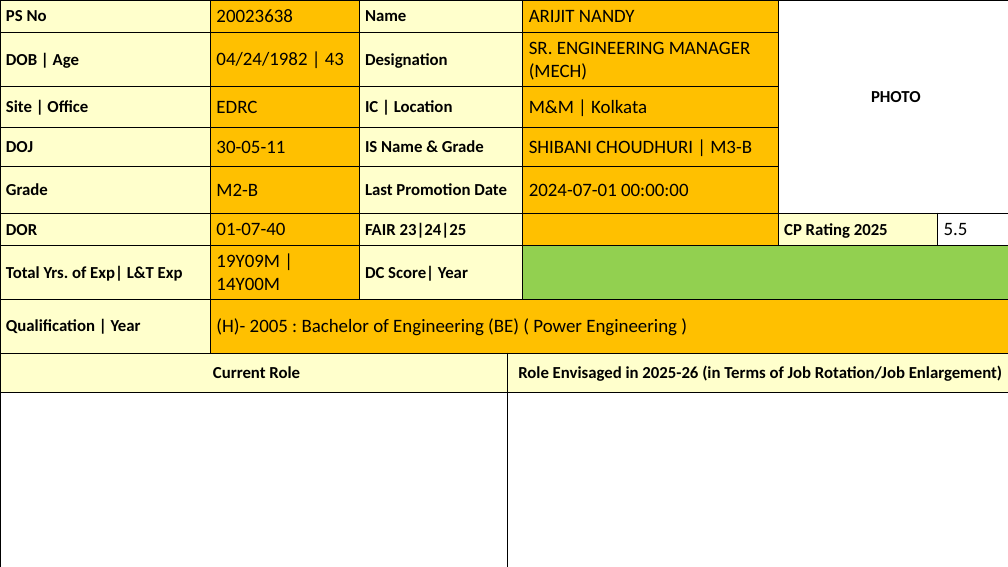
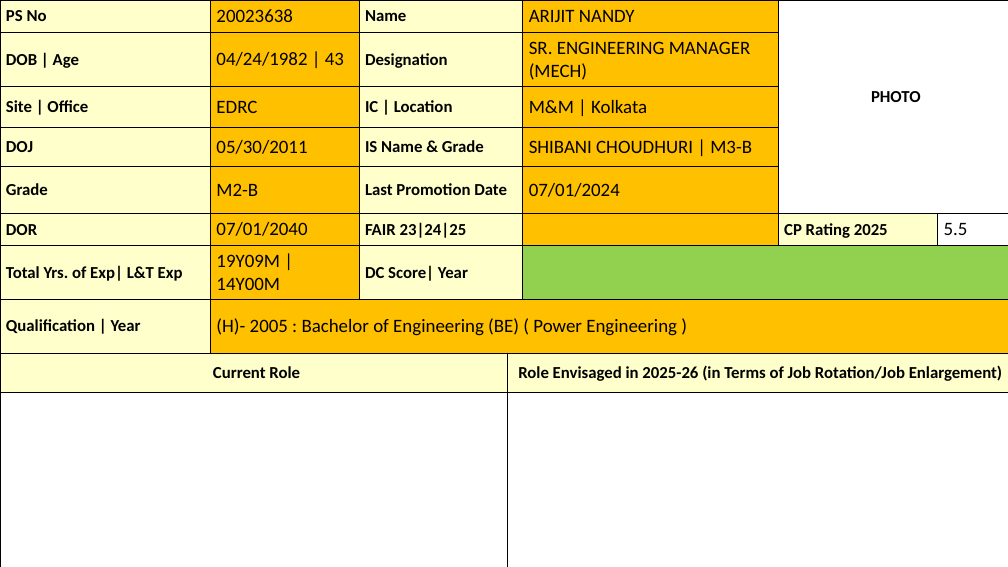
Before and after one commit to AJITKUMAR130012/ST_Chacha, a slide deck: slide 96 of Filled_Role.pptx. Drawn at 1008x567 pixels with LibreOffice and Linux fonts; fonts in the diff are those of the drawing. Boxes give left, top, right and bottom in pixels: in the first picture for what was removed or moved away, otherwise in the second. Text is boxed around its words. In the diff, an @@ line names an element or a change of style, - is before the commit and + after.

```diff
--- a/Filled_Role.pptx
+++ b/Filled_Role.pptx
@@ table at [0,0,1007,520] @@
-row 4, column 2: 30-05-11
+row 4, column 2: 05/30/2011
-row 5, column 5: 2024-07-01 00:00:00
+row 5, column 5: 07/01/2024
-row 6, column 2: 01-07-40
+row 6, column 2: 07/01/2040
```
Also in this commit, not shown: 136 other slides changed, 1 other file.
